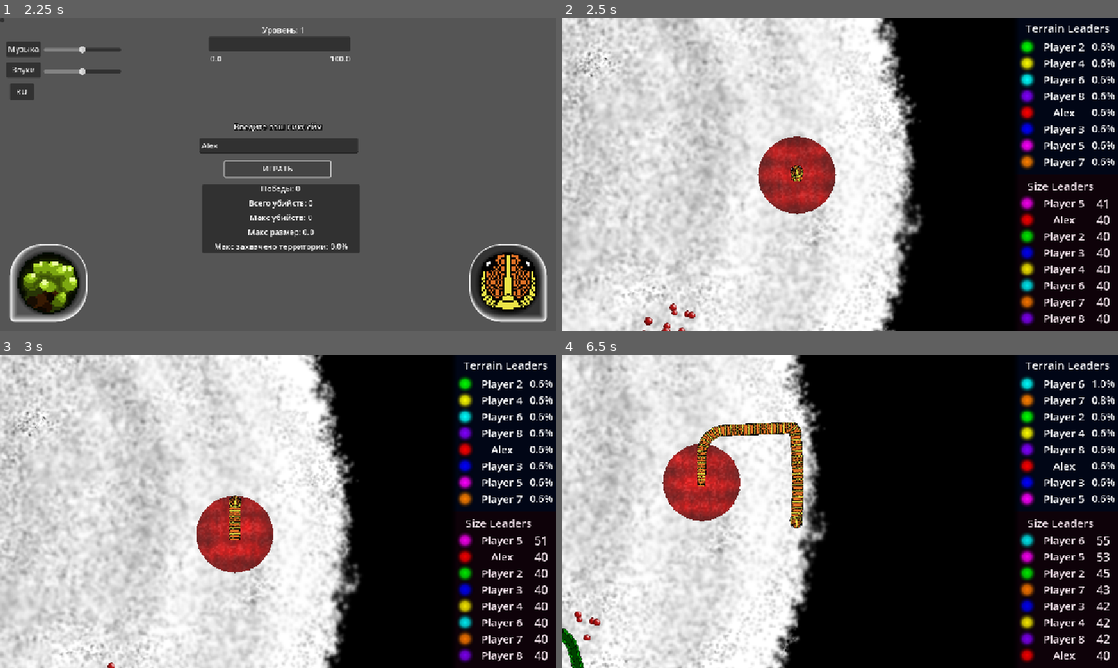
Above: before the commit, frames 1-4 (two rows, left to right).
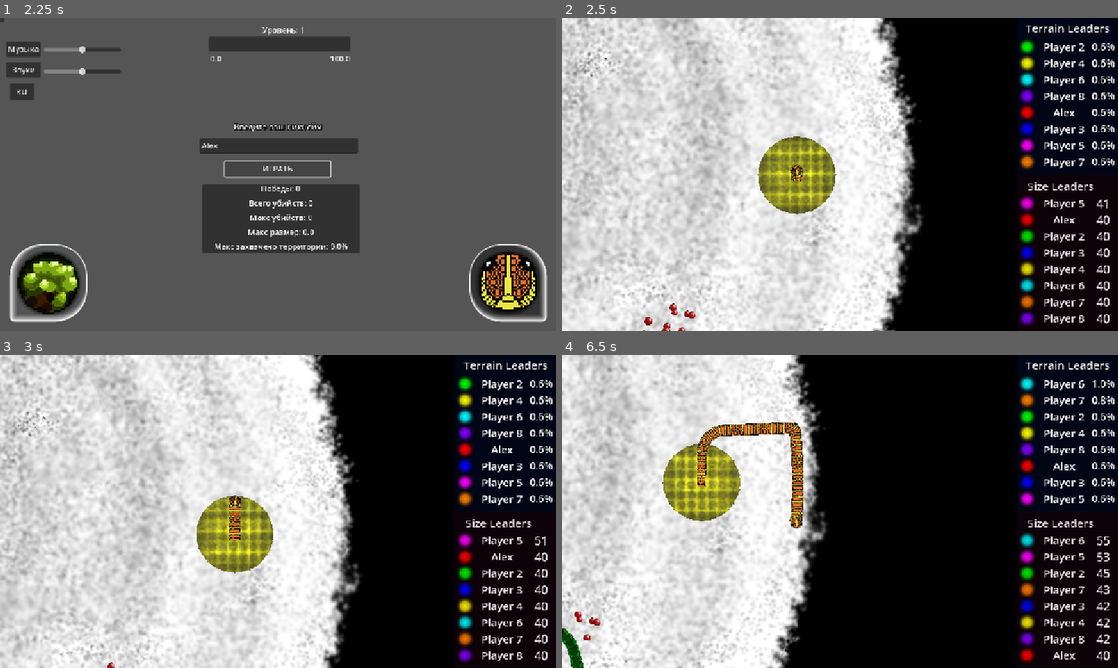
Above: after the commit, the same moments.

Repository: PeVANoD/Development-Management
Game: Godot game, scene res://project/scenes/menu/main_menu.tscn
Same seed, same stepped clock (60 frames per second), same inputs: the game is played once before the commit and once after it. Sound files missing from this copy of the repository are replaced by a short silence.
Inputs (mouse positions are in pixels of both pictures, inside the frame that each line leads up to):
- Up to frame 1 (2.25 s): click (278, 146) at 0.52 s; type "Alex" at 0.6 s; click "ИГРАТЬ" at 1.25 s; click "ИГРАТЬ" at 2 s
- Up to frame 2 (2.5 s): no input
- Up to frame 3 (3 s): tap Enter (Enter) at 2.75, 2.85 s; move the mouse to (400, 495) at 2.77 s; hold Up (ui_up) from 2.78 s (still down); click (400, 495) at 2.92 s
- Up to frame 4 (6.5 s): move the mouse to (728, 527) at 3.52 s; release Up (ui_up) at 3.53 s; tap 0 at 3.6 s; move the mouse to (895, 442) at 4.27 s; hold Ctrl 4.28-5.03 s; hold Up (ui_up) 4.28-5.78 s; move the mouse to (812, 574) at 5.02 s; tap Alt at 5.1 s; click (812, 574) at 5.17 s; move the mouse to (1006, 558) at 5.77 s; tap Enter (Enter) at 5.85 s

Frame 1 is identical in both runs. In frame 2, 2.6% of the frame differs, in the area x 35-50%, y 37-63%; in frame 3, 2.4%; in frame 4, 2.5%.

Commit message:
Random territory color

Diff:
--- a/project/scripts/map.gd
+++ b/project/scripts/map.gd
@@ -36,8 +36,15 @@
 	spawn_initial_snakes()
 
 func spawn_initial_snakes():
-	for i in range(snake_count):
-		genSnake(i)
+	# Выбираем случайный индекс цвета для игрока (0-7)
+	var player_color_index = randi() % snake_count
+
+	# Создаем игрока первым, но с случайным цветом
+	genSnake(0, player_color_index)
+
+	# Создаем остальных змеек (AI) с их индексами
+	for i in range(1, snake_count):
+		genSnake(i, i)
 
 func create_new_active_spawner():
 	var angle = randf() * 2 * PI
@@ -158,12 +165,18 @@
 			break
 	return
 
-func genSnake(i = 0):
+func genSnake(i = 0, color_index = -1):
 	var newSnake = SNAKE.instantiate()
 	if i > 0:
 		newSnake.ai_control = true
 	newSnake.territory_capture = territory_capture
+
+	# snake_index - это уникальный индекс змейки в массиве (всегда по порядку)
 	newSnake.snake_index = snakeArr.size()
+
+	# Если color_index не указан, используем snake_index
+	if color_index < 0:
+		color_index = snakeArr.size()
 
 	# Устанавливаем начальную позицию
 	var angle = (snakeArr.size() * 2 * PI / 8) if snakeArr.size() < 8 else randf() * 2 * PI
@@ -176,8 +189,8 @@
 	snakeArr.push_back(newSnake)
 	$Snakes.add_child(newSnake)
 
-	# Создаем начальную территорию
-	territory_capture.create_initial_territory_for_snake(snakeArr.size() - 1, pos)
+	# Создаем начальную территорию с правильным индексом, но используем color_index для цвета
+	territory_capture.create_initial_territory_for_snake(newSnake.snake_index, pos, color_index)
 
 	if snakeArr.size() == 1:
 		curSnake = 0
--- a/project/scripts/polygon_2d.gd
+++ b/project/scripts/polygon_2d.gd
@@ -87,13 +87,17 @@
 		capture_points = []
 
 # Создаем начальную территорию для змейки
-func create_initial_territory_for_snake(snake_index: int, center: Vector2, initial_effect_type: int = -1):
-	if snake_index >= colors.size():
+func create_initial_territory_for_snake(snake_index: int, center: Vector2, color_index: int = -1):
+	# Если color_index не указан, используем snake_index
+	if color_index < 0:
+		color_index = snake_index
+
+	if color_index >= colors.size():
 		# Если цветов не хватает, генерируем случайный
 		var random_color = Color(randf(), randf(), randf())
 		snake_colors.append(random_color)
 	else:
-		snake_colors.append(Color(colors[snake_index]))
+		snake_colors.append(Color(colors[color_index]))
 
 	# Убедимся, что массивы достаточно большие
 	if territories.size() <= snake_index:
@@ -103,11 +107,8 @@
 		snake_capture_states[snake_index] = SnakeCaptureState.new()
 	if territory_effect_types.size() <= snake_index:
 		territory_effect_types.resize(snake_index + 1)
-		# Устанавливаем случайный эффект если не указан
-		if initial_effect_type == -1:
-			territory_effect_types[snake_index] = randi() % 16
-		else:
-			territory_effect_types[snake_index] = initial_effect_type
+		# Устанавливаем случайный эффект (0-15)
+		territory_effect_types[snake_index] = 0  # Можно сделать randi() % 16 для случайного
 
 	# Создаем начальную территорию вокруг позиции змейки
 	territories[snake_index] = generate_initial_territory(center, 100)
